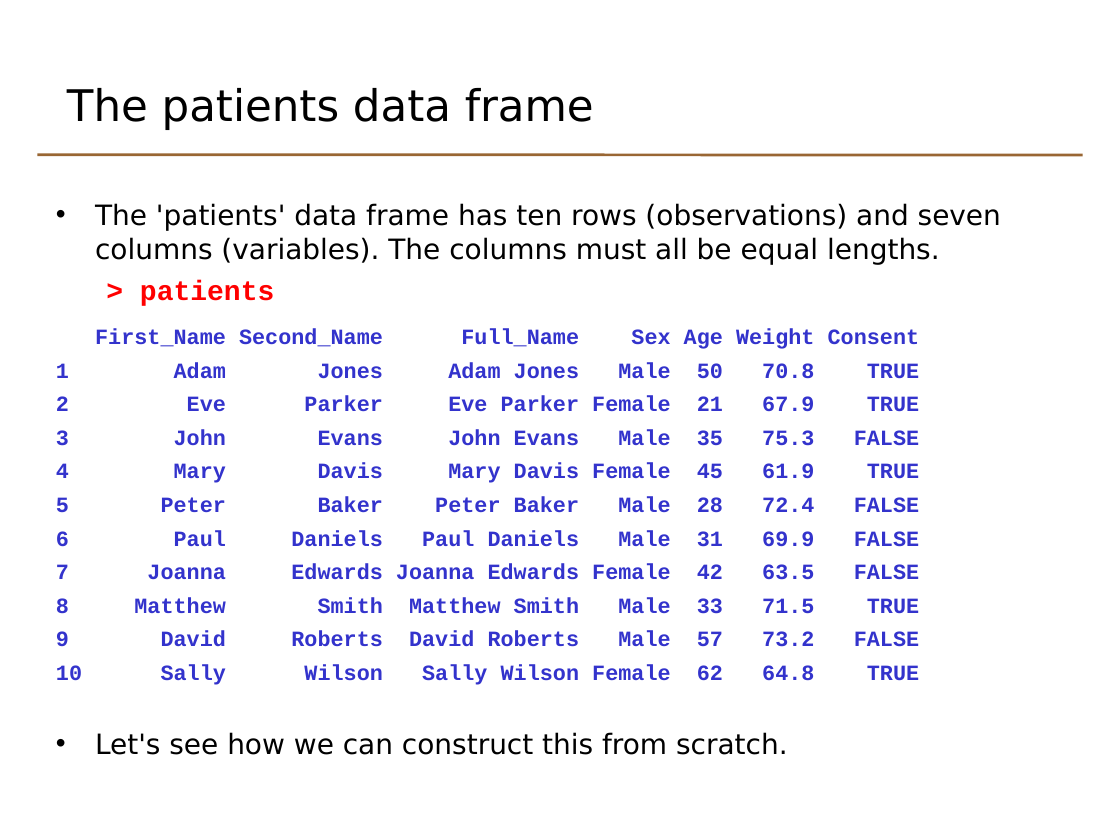
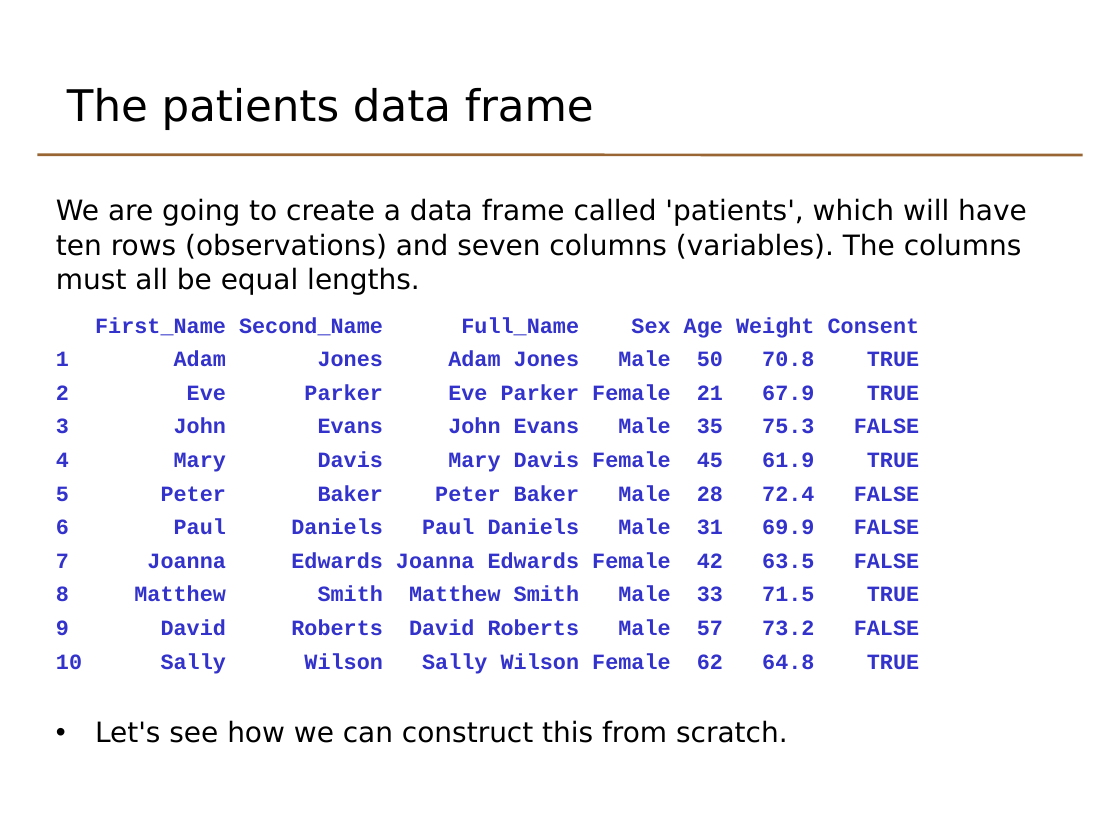
Before and after one commit to lgatto/TeachingMaterial, a slide deck: slide 3 of odp/basicr_day1_2_data_structures.odp. Drawn at 1120x840 pixels with LibreOffice and Linux fonts; fonts in the diff are those of the drawing. Boxes give left, top, right and bottom in pixels: in the first picture for what was removed or moved away, otherwise in the second. Text is boxed around its words. In the diff, an @@ line names an element or a change of style, - is before the commit and + after.

Commit message:
Add genome size exercise to introduction; explain character vectors; return list example; shift source instruction for patients dataframe; rewrite programming techniques section; add model formula explanation

```diff
--- a/odp/basicr_day1_2_data_structures.odp
+++ b/odp/basicr_day1_2_data_structures.odp
@@ text at [56, 198, 1027, 295]: text changed @@
-• The 'patients' data frame has ten rows (observations) and seven columns (variables). The columns must all be equal lengths.
-> patients
+We are going to create a data frame called 'patients', which will have ten rows (observations) and seven columns (variables). The columns must all be equal lengths.
```
Also in this commit, not shown: 4 other slides changed, 2 slides added, 1 slide removed, 9 other files.
